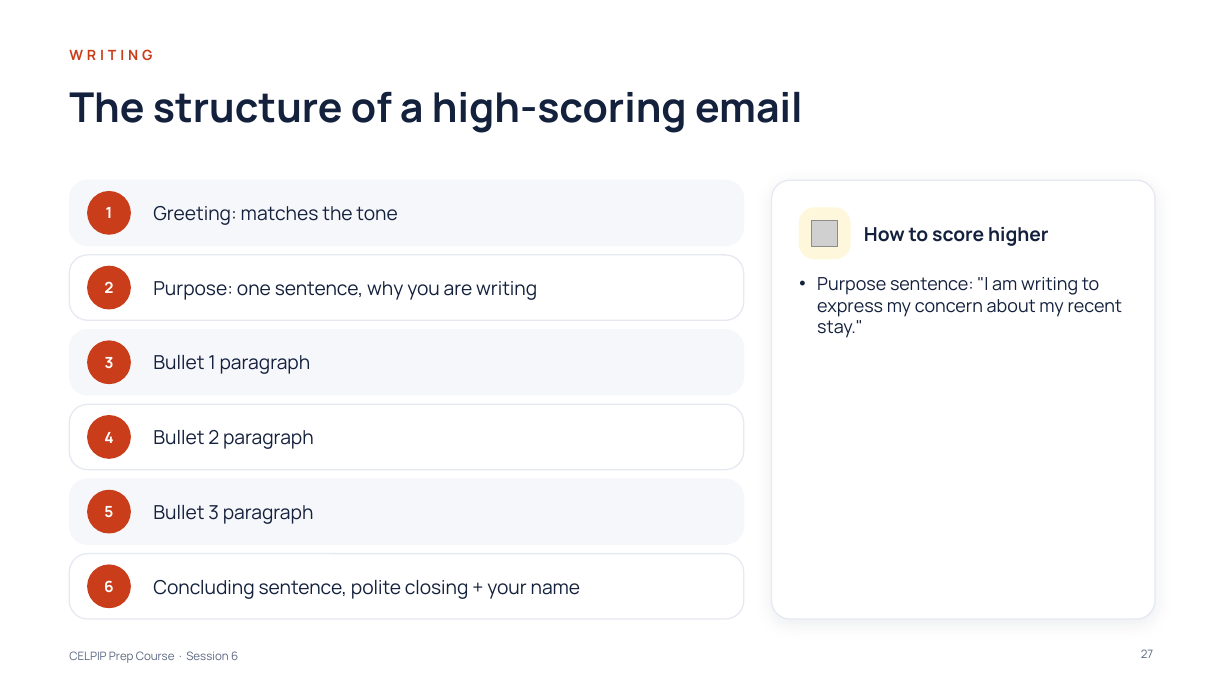
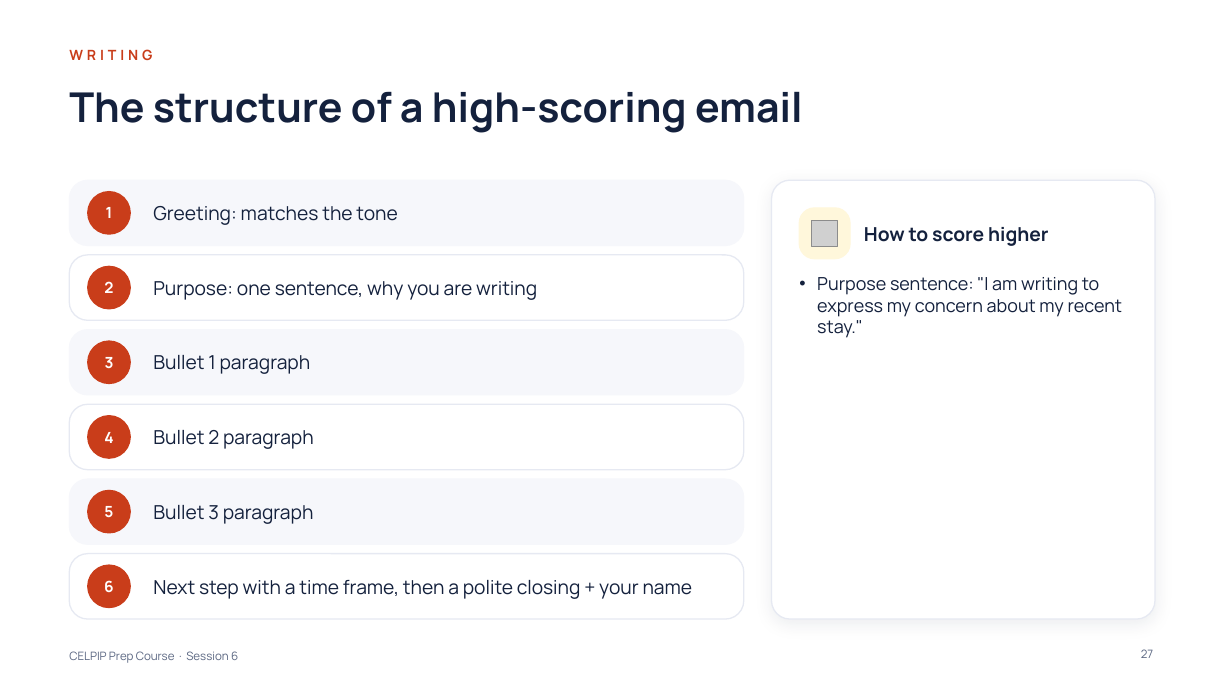
Before and after one commit to learnovateqa/The_English_Academy_CELPIP, a slide deck: slide 27 of decks/session-06.pptx. Drawn at 1232x693 pixels with LibreOffice and Linux fonts; fonts in the diff are those of the drawing; grey boxes stand for pictures. Boxes give left, top, right and bottom in pixels: in the first picture for what was removed or moved away, otherwise in the second. Text is boxed around its words. In the diff, an @@ line names an element or a change of style, - is before the commit and + after.

```diff
--- a/decks/session-06.pptx
+++ b/decks/session-06.pptx
@@ text at [153,580,693,599]: text changed @@
-Concluding sentence, polite closing + your name
+Next step with a time frame, then a polite closing + your name
```
Also in this commit, not shown: 3 other slides changed, 1 slide added, 2 other files.
